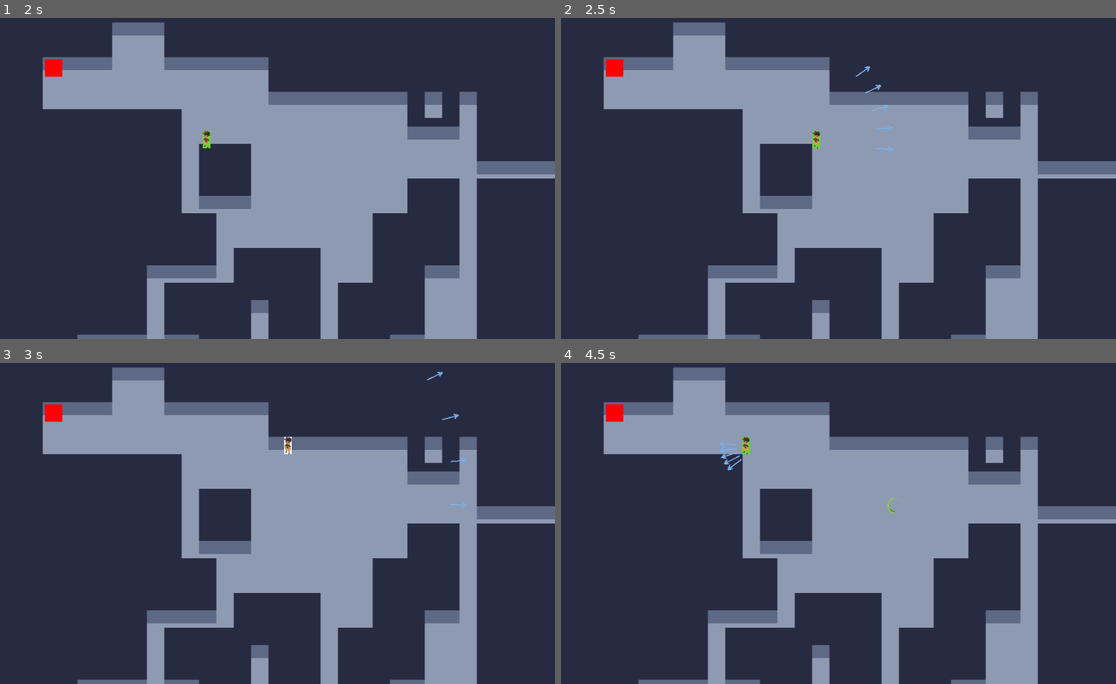
Above: before the commit, frames 1-4 (two rows, left to right).
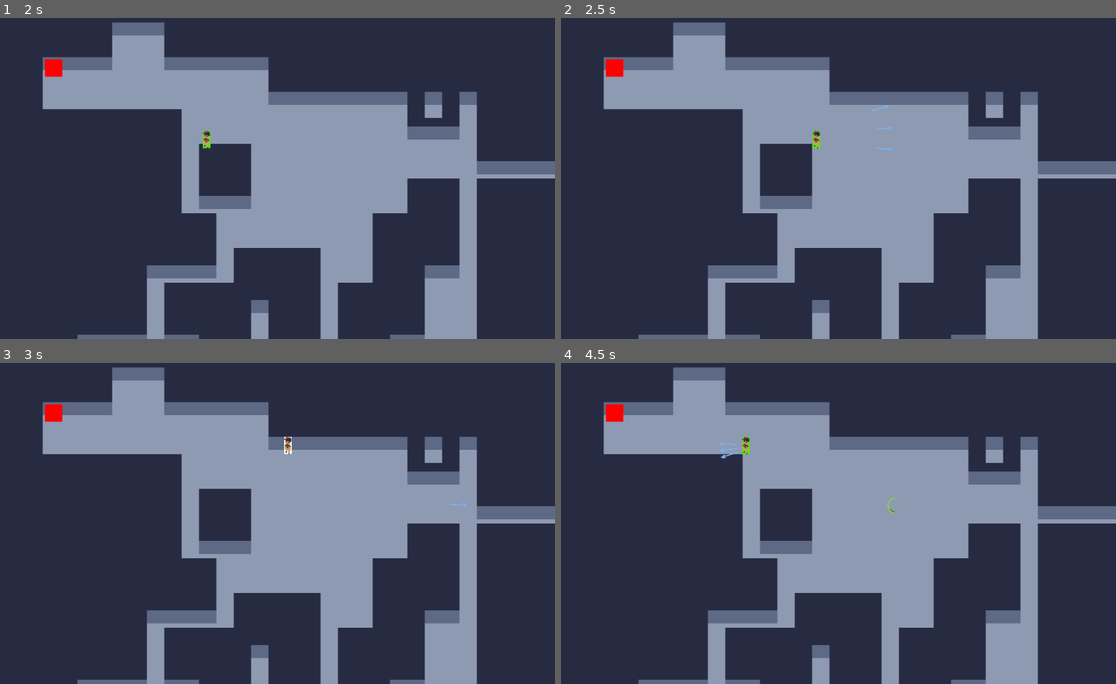
Above: after the commit, the same moments.

Repository: Skengrek/MultiplayerRPG
Game: Godot game, scene res://Scenes/main/Game.tscn
The game is run twice, just before and just after one commit, with the same random seed, the same clock (stepped at 60 frames per second) and the same inputs.
Inputs (mouse positions are in pixels of both pictures, inside the frame that each line leads up to):
- Up to frame 1 (2 s): tap Enter at 0.5 s; move the mouse to (399, 159) at 0.52 s; hold Right (ui_right) 0.53-1.28 s; hold Shift (dash) 0.53-1.28 s; move the mouse to (166, 191) at 1.27 s; hold Down (ui_down) from 1.28 s (still down); click (166, 191) at 1.35 s
- Up to frame 2 (2.5 s): tap Space at 2 s; move the mouse to (894, 104) at 2.02 s; release Down (ui_down) at 2.03 s; hold Right (ui_right) from 2.03 s (still down); hold Right mouse button (spell2) from 2.03 s (still down)
- Up to frame 3 (3 s): move the mouse to (249, 587) at 2.77 s; release Right (ui_right) at 2.78 s; release Right mouse button (spell2) at 2.78 s; hold Up (ui_up) from 2.78 s (still down); tap Shift (dash) at 2.85 s
- Up to frame 4 (4.5 s): tap Enter at 3.5 s; move the mouse to (1005, 571) at 3.52 s; release Up (ui_up) at 3.53 s; press the mouse at (1005, 571) at 3.53 s; hold Left (ui_left) from 3.53 s (still down); move the mouse to (672, 472) at 4.27 s; release the mouse at (672, 472) at 4.28 s; right-click (672, 472) at 4.35 s

Frame 1 is identical in both runs. In frame 2, less than 0.1% of the frame differs, in the area x 53-60%, y 14-42%; in frame 3, less than 0.1%, in the area x 76-85%, y 2-32%; in frame 4, less than 0.1%.

Commit message:
Updated Ice Spear

Diff:
--- a/Scenes/Spells/IceSPearProjectile.gd
+++ b/Scenes/Spells/IceSPearProjectile.gd
@@ -14,6 +14,7 @@
 	direction = newDirection
 	$Sprite.rotation_degrees = atan2(newDirection.y, newDirection.x) * 180 / PI
 	global_position = globalPosition
+	$AnimationPlayer.play('Fired')
 
 
 func _process(delta):
@@ -24,4 +25,4 @@
 func _on_projectile_body_entered(body):
 	if body.has_method("processDamage"):
 		body.processDamage(damage, modifier)
-		queue_free()
+	queue_free()
--- a/Scenes/Spells/IceSpearProjectile.tscn
+++ b/Scenes/Spells/IceSpearProjectile.tscn
@@ -2,13 +2,16 @@
 
 [ext_resource path="res://Scenes/Spells/IceSPearProjectile.gd" type="Script" id=1]
 [ext_resource path="res://Assets/Spells/glassArrow.png" type="Texture" id=2]
+
+[sub_resource type="RectangleShape2D" id=1]
+extents = Vector2( 16, 5 )
 
 [sub_resource type="Animation" id=2]
 resource_name = "Fired"
 length = 0.3
 loop = true
 tracks/0/type = "value"
-tracks/0/path = NodePath("projectile/Sprite:frame")
+tracks/0/path = NodePath("Sprite:frame")
 tracks/0/interp = 1
 tracks/0/loop_wrap = true
 tracks/0/imported = false
@@ -34,31 +37,11 @@
 "update": 0,
 "values": [ 0 ]
 }
-tracks/1/type = "value"
-tracks/1/path = NodePath("projectile/Sprite:frame")
-tracks/1/interp = 1
-tracks/1/loop_wrap = true
-tracks/1/imported = false
-tracks/1/enabled = true
-tracks/1/keys = {
-"times": PoolRealArray( 0 ),
-"transitions": PoolRealArray( 1 ),
-"update": 0,
-"values": [ 0 ]
-}
-
-[sub_resource type="RectangleShape2D" id=1]
-extents = Vector2( 16, 5 )
 
 [node name="projectile" type="Area2D"]
 collision_layer = 16
 collision_mask = 14
 script = ExtResource( 1 )
-
-[node name="AnimationPlayer" type="AnimationPlayer" parent="."]
-root_node = NodePath("../..")
-anims/Fired = SubResource( 2 )
-anims/RESET = SubResource( 3 )
 
 [node name="Sprite" type="Sprite" parent="."]
 texture = ExtResource( 2 )
@@ -67,4 +50,8 @@
 [node name="CollisionShape2D" type="CollisionShape2D" parent="."]
 shape = SubResource( 1 )
 
+[node name="AnimationPlayer" type="AnimationPlayer" parent="."]
+anims/Fired = SubResource( 2 )
+anims/RESET = SubResource( 3 )
+
 [connection signal="body_entered" from="." to="." method="_on_projectile_body_entered"]
